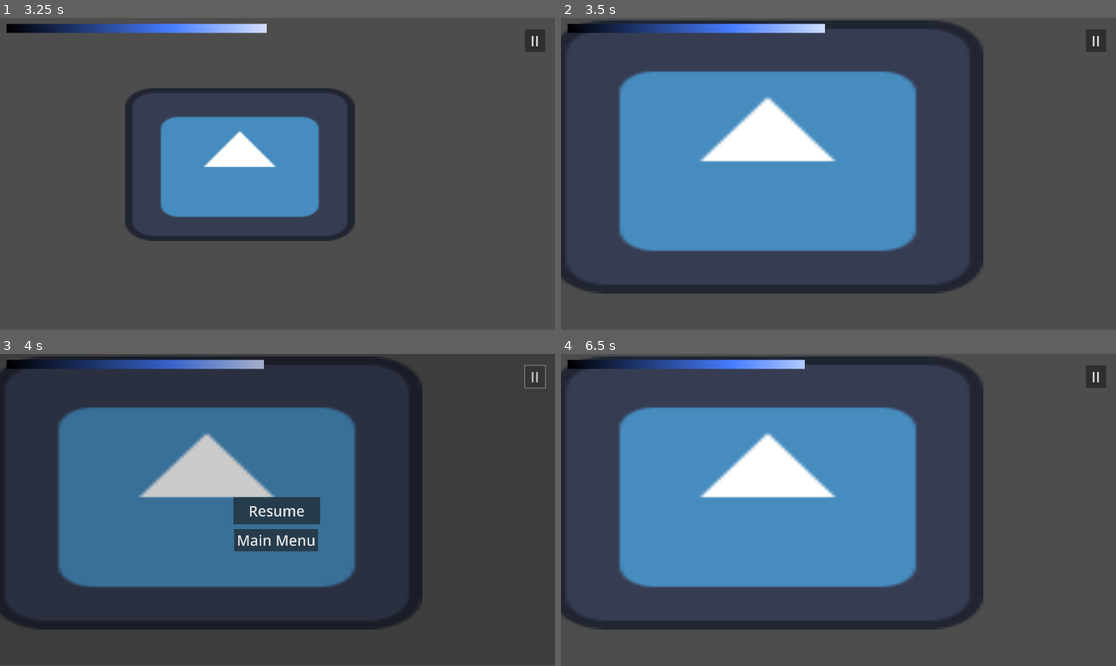
Above: before the commit, frames 1-4 (two rows, left to right).
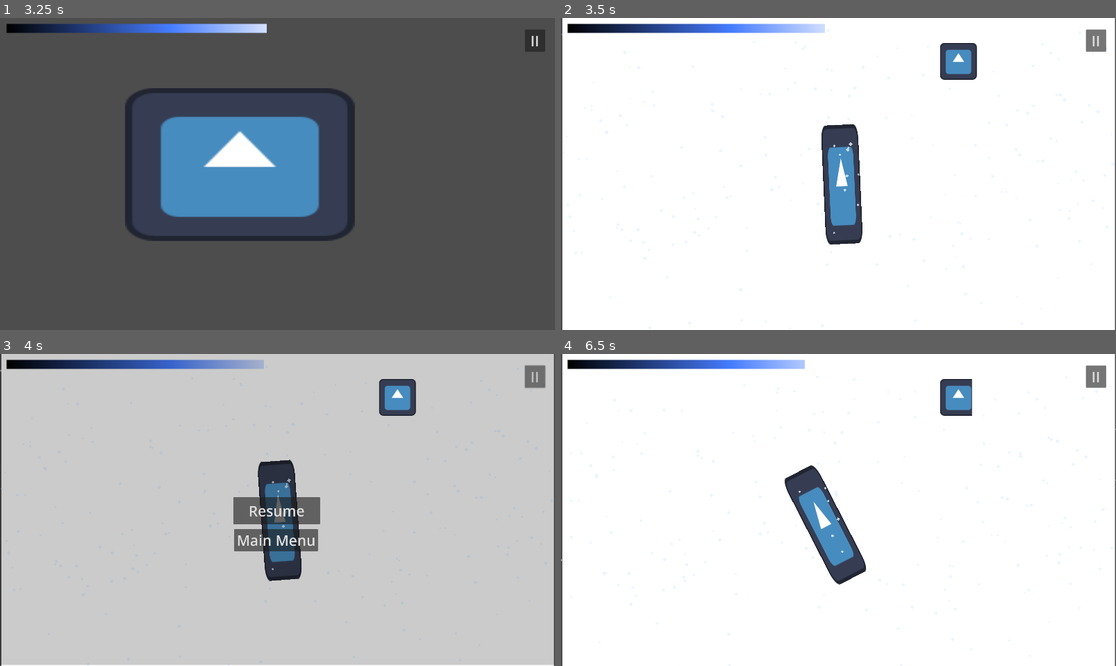
Above: after the commit, the same moments.

Repository: Inquisitor718/Casa-de-Penguin
Game: Godot game, scene res://Scenes/main_menu.tscn
Two runs of this game, one before a commit and one after it. Both use one fixed random seed, a clock stepped at 60 frames per second and the inputs below. The engine's default icon, where the game draws it, is replaced by a stand-in: a white triangle on a blue panel in a dark square.
Inputs (mouse positions are in pixels of both pictures, inside the frame that each line leads up to):
- Up to frame 1 (3.25 s): click "Play" at 0.5 s; click "II" at 1.25 s; click "Resume" at 2 s; click (471, 86) at 2.75 s
- Up to frame 2 (3.5 s): no input
- Up to frame 3 (4 s): click "II" at 3.5 s
- Up to frame 4 (6.5 s): click "Resume" at 4.25 s; click "II" at 5 s; click "Resume" at 5.75 s

Frame 1 is identical in both runs. In frame 2, 95% of the frame differs, in the area x 0-100%, y 0-100%; in frame 3, 95%; in frame 4, 96%.

Commit message:
huuiiuhui

Diff:
--- a/casa-de-penguin/home.tscn
+++ b/casa-de-penguin/home.tscn
@@ -1,9 +1,10 @@
-[gd_scene load_steps=8 format=3 uid="uid://1v76j3t52gdp"]
+[gd_scene load_steps=9 format=3 uid="uid://1v76j3t52gdp"]
 
 [ext_resource type="Script" uid="uid://bdivaq32uc6dp" path="res://home.gd" id="1_1ey7h"]
 [ext_resource type="PackedScene" uid="uid://bs2ynfyt0nf3y" path="res://Scenes/fish.tscn" id="2_86xni"]
 [ext_resource type="Texture2D" uid="uid://bxkdtofujphu3" path="res://icon.svg" id="3_o1ld7"]
 [ext_resource type="PackedScene" uid="uid://2xen71bnxsnk" path="res://Scenes/HotCoco.tscn" id="3_qq0qw"]
+[ext_resource type="PackedScene" uid="uid://dm00hdsb8yor3" path="res://Scenes/Snowman.tscn" id="4_86xni"]
 [ext_resource type="PackedScene" uid="uid://b47dnlbyly1av" path="res://Scenes/kitchen.tscn" id="5_tdh31"]
 [ext_resource type="PackedScene" uid="uid://bjeek4rb56exk" path="res://Scenes/fire_place.tscn" id="6_x0ehs"]
 [ext_resource type="PackedScene" uid="uid://dpadm7edd2eb0" path="res://Pond.tscn" id="7_rdsdt"]
@@ -12,6 +13,7 @@
 script = ExtResource("1_1ey7h")
 fish_scene = ExtResource("2_86xni")
 hot_choco = ExtResource("3_qq0qw")
+Snowman = ExtResource("4_86xni")
 kitchen = ExtResource("5_tdh31")
 fire_place = ExtResource("6_x0ehs")
 Pond = ExtResource("7_rdsdt")
--- a/casa-de-penguin/scenes/Snowman.tscn
+++ b/casa-de-penguin/scenes/Snowman.tscn
@@ -1,6 +1,7 @@
-[gd_scene load_steps=7 format=3 uid="uid://dm00hdsb8yor3"]
+[gd_scene load_steps=8 format=3 uid="uid://dm00hdsb8yor3"]
 
 [ext_resource type="Script" uid="uid://n33x4211tglc" path="res://Scripts/snowman.gd" id="1_6m2of"]
+[ext_resource type="PackedScene" uid="uid://1v76j3t52gdp" path="res://home.tscn" id="2_0exg2"]
 [ext_resource type="Texture2D" uid="uid://bxkdtofujphu3" path="res://icon.svg" id="2_8nwud"]
 
 [sub_resource type="CanvasTexture" id="CanvasTexture_lbn13"]
@@ -33,6 +34,7 @@
 
 [node name="Node2D" type="Node2D"]
 script = ExtResource("1_6m2of")
+home = ExtResource("2_0exg2")
 
 [node name="Background" type="Sprite2D" parent="."]
 position = Vector2(957.74994, 544.25)
@@ -83,4 +85,7 @@
 lifetime = 50.0
 process_material = SubResource("ParticleProcessMaterial_lbn13")
 
+[node name="Camera2D" type="Camera2D" parent="."]
+position = Vector2(957, 540)
+
 [connection signal="timeout" from="Timer" to="." method="_on_timer_timeout"]
--- a/casa-de-penguin/scripts/snowman.gd
+++ b/casa-de-penguin/scripts/snowman.gd
@@ -1,18 +1,26 @@
 extends Node2D
 
-@export var mainscene_transition: PackedScene
+
 @export var points: int
 
 @onready var snowman_pos: Marker2D = $snowman_pos
+@onready var snowfall: GPUParticles2D = $Snowfall
+
+
+@export var home: PackedScene
+@onready var timer = $Timer
+@onready var progress_bar = $CanvasLayer/TextureProgressBar
 
 var timeout := 0
 var target_rot := 0.0
 var duration := 0.12
 var holding := false
 
+
 func _ready() -> void:
 	target_rot = snowman_pos.rotation
-
+	snowfall.preprocess = 100
+	snowfall.emitting = true
 	await get_tree().create_timer(15.0).timeout
 	timeout = 1
 
@@ -33,7 +41,8 @@
 
 func _process(delta: float) -> void:
 	var wind := -0.3
-
+	progress_bar.max_value= timer.wait_time
+	progress_bar.value=timer.time_left
 	if timeout == 0:
 		snowman_pos.rotation = clamp(snowman_pos.rotation + wind * delta, -1.5, 1.5)
 
@@ -46,5 +55,6 @@
 			else:
 				_rotate(0.02)
 
+
 func _on_timer_timeout() -> void:
-	get_tree().change_scene_to_packed(mainscene_transition)
+	get_tree().change_scene_to_packed(home)
